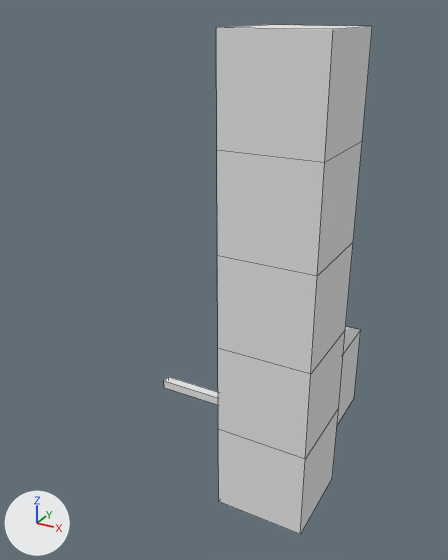
One commit to the Blender file SS5R-Source/Assets/Models.blend: the scene before it, then after it.
Both versions are drawn from a camera (50 mm lens) standing at (3.19, -5.27, 4.15) and looking at (-0.04, 0.61, 1.21). Every picture has the same lights, and +X, +Y and +Z are marked at lower left. Mesh edges are drawn as thin lines. The same objects are shown in both versions, whatever each file hides.

The first picture shows 'Ground', 'Light', 'ReferenceCube', 'Wall'.
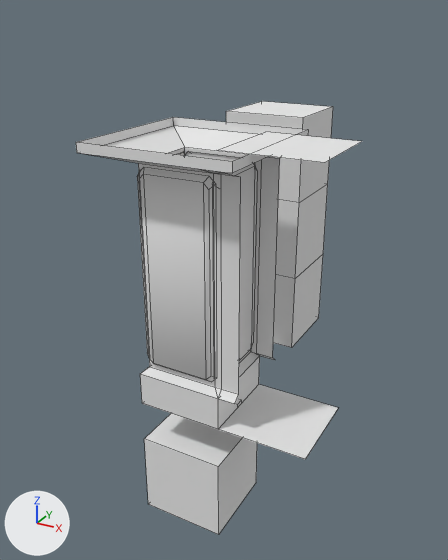
What differs and where, as boxes (x1, y1, x2, y2) in the pictures (448 x 560 px):
'Wall', reshaped, moved (60% wider): before (217, 142, 362, 459); after (76, 117, 308, 429)
'Ground', reshaped (8% narrower, 36% shorter): before (216, 25, 372, 534); after (218, 132, 362, 459)
'ReferenceCube', moved: before (337, 327, 361, 425); after (144, 413, 257, 534)
'WallOld', added: after (226, 101, 333, 348)
'WallConnector', added: after (201, 156, 281, 404)
part 1 of me_cube_002, deleted: before (218, 408, 339, 534)
part 2 of me_cube_002, deleted: before (216, 25, 372, 163)

Diff of the bpy script that builds the scene:
```diff
--- a/SS5R-Source/Assets/Models.blend.py
+++ b/SS5R-Source/Assets/Models.blend.py
@@ me_cube_002 @@
 me_cube_002.from_pydata(...)  # 16 vertices, 12 faces; spans x -0.5..0.5, y -1.0..4.0, z -0.5..0.5
 # used by ob_ground; location = (1.0, 0.0, 0.0); rotation_euler = (1.571, 0.0, 0.0), in degrees (90, 0, 0)
 # verts and faces of me_cube_002; kept vertices keep their numbers, new ones are numbered from 16
 # before: 0 (0.5, -1.0, -0.5), 1 (0.5, -1.0, 0.5), 2 (-0.5, -1.0, 0.5), 3 (-0.5, -1.0, -0.5), 4 (0.5, 0.0, -0.5)
 # before: 5 (0.5, 0.0, 0.5), 6 (-0.5, 0.0, 0.5), 7 (-0.5, 0.0, -0.5)
 # before: 8 (0.5, 3.0, -0.5), 9 (0.5, 3.0, 0.5), 10 (-0.5, 3.0, 0.5), 11 (-0.5, 3.0, -0.5), 12 (0.5, 4.0, -0.5) at pixel (348, 308)
 # before: 13 (0.5, 4.0, 0.5) at pixel (353, 253), 14 (-0.5, 4.0, 0.5), 15 (-0.5, 4.0, -0.5)
+# me_cube_002 part 1
+delete_vertices([*range(0, 4)])  # with the faces that use them
+# me_cube_002 part 2
+delete_vertices([*range(12, 16)])  # with the faces that use them
 me_cube_002.materials.append(mat_material_002)
@@ me_cube_004 @@
+me_cube_004.from_pydata(...)  # 112 vertices, 84 faces; spans x -0.83..0.83, y 0.0..3.0, z -0.83..0.83
+me_cube_004.materials.append(mat_material_002)  # its picture is missing
@@ me_cube_014 @@
+me_cube_014.from_pydata([(0.5, 0.4, 0.5), (0.5, 2.9, 0.83), (0.42, 0.47, 0.42), (0.42, 2.77, 0.42), (0.5, 0.47, 0.42), (0.5, 2.77, 0.42), (0.5, 0.4, -0.5), (0.5, 2.9, -0.83), (0.42, 0.47, -0.42), (0.42, 2.77, -0.42), (0.5, 0.47, -0.42), (0.5, 2.77, -0.42), (0.7, 0.4, 0.5), (0.7, 2.9, 0.83), (0.7, 0.47, 0.42), (0.7, 2.77, 0.42), (0.7, 0.4, -0.5), (0.7, 2.9, -0.83), (0.7, 0.47, -0.42), (0.7, 2.77, -0.42)], [], [(1, 3, 5), (2, 4, 5, 3), (0, 4, 2), (7, 11, 9), (8, 9, 11, 10), (6, 8, 10), (4, 0, 12, 14), (1, 5, 15, 13), (5, 4, 14, 15), (6, 10, 18, 16), (11, 7, 17, 19), (10, 11, 19, 18)])
+me_cube_014.materials.append(mat_material_002)  # its picture is missing
@@ ob_wall @@
-ob_wall = bpy.data.objects.new('Wall', me_cube_003)
-ob_wall.location = (1.0, 0.0, 0.0)
+ob_wall = bpy.data.objects.new('Wall', me_cube_004)
+ob_wall.location = (0.0, 0.0, 0.0)
 ob_wall.rotation_euler = (1.571, 0.0, 0.0)  # degrees (90, 0, 0)
@@ ob_referencecube @@
 ob_referencecube = bpy.data.objects.new('ReferenceCube', me_cube)
-ob_referencecube.location = (0.9, 1.0, 0.0)
+ob_referencecube.location = (0.0, 0.0, -1.0)
 ob_referencecube.rotation_euler = (1.571, 0.0, 0.0)  # degrees (90, 0, 0)
@@ ob_wallold @@
+ob_wallold = bpy.data.objects.new('WallOld', me_cube_003)
+ob_wallold.location = (0.0, 2.0, 0.0)
+ob_wallold.rotation_euler = (1.571, 0.0, 0.0)  # degrees (90, 0, 0)
@@ ob_wallconnector @@
+ob_wallconnector = bpy.data.objects.new('WallConnector', me_cube_014)
+ob_wallconnector.location = (0.0, 0.0, 0.0)
+ob_wallconnector.rotation_euler = (1.571, 0.0, 0.0)  # degrees (90, 0, 0)
```
